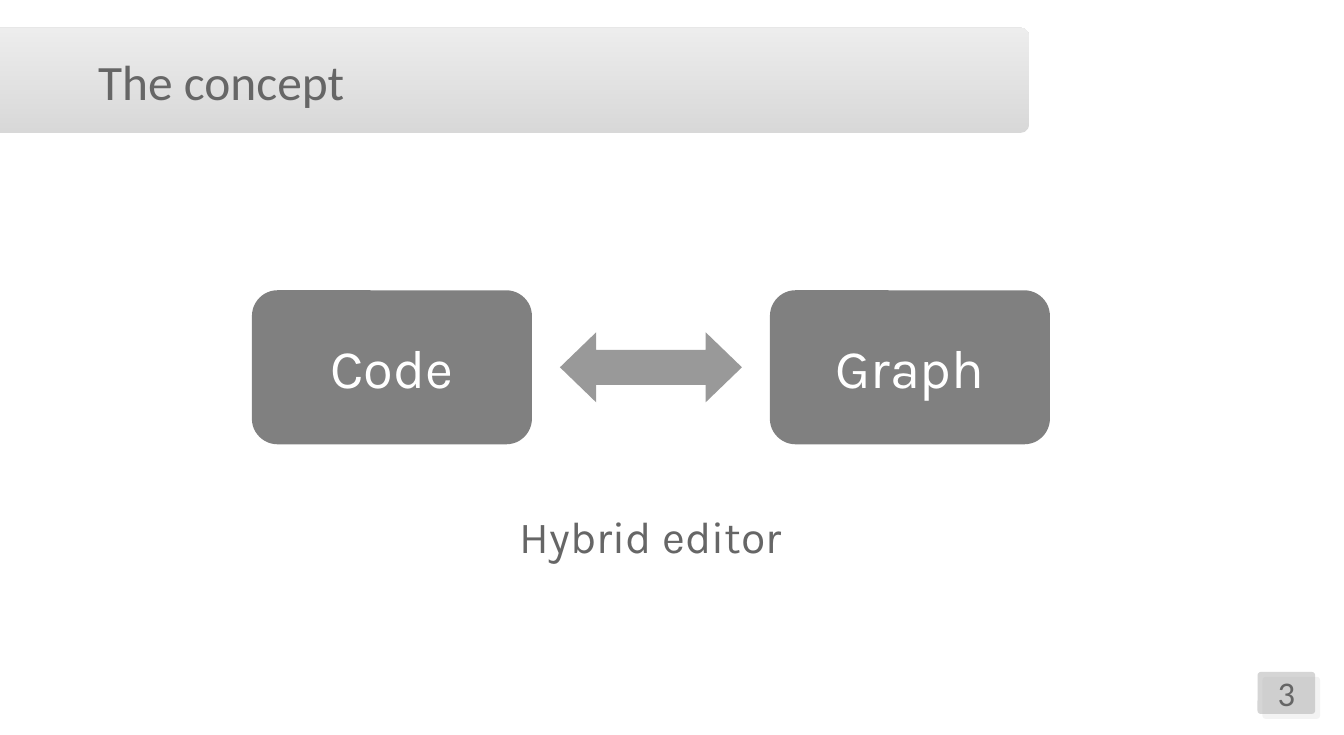
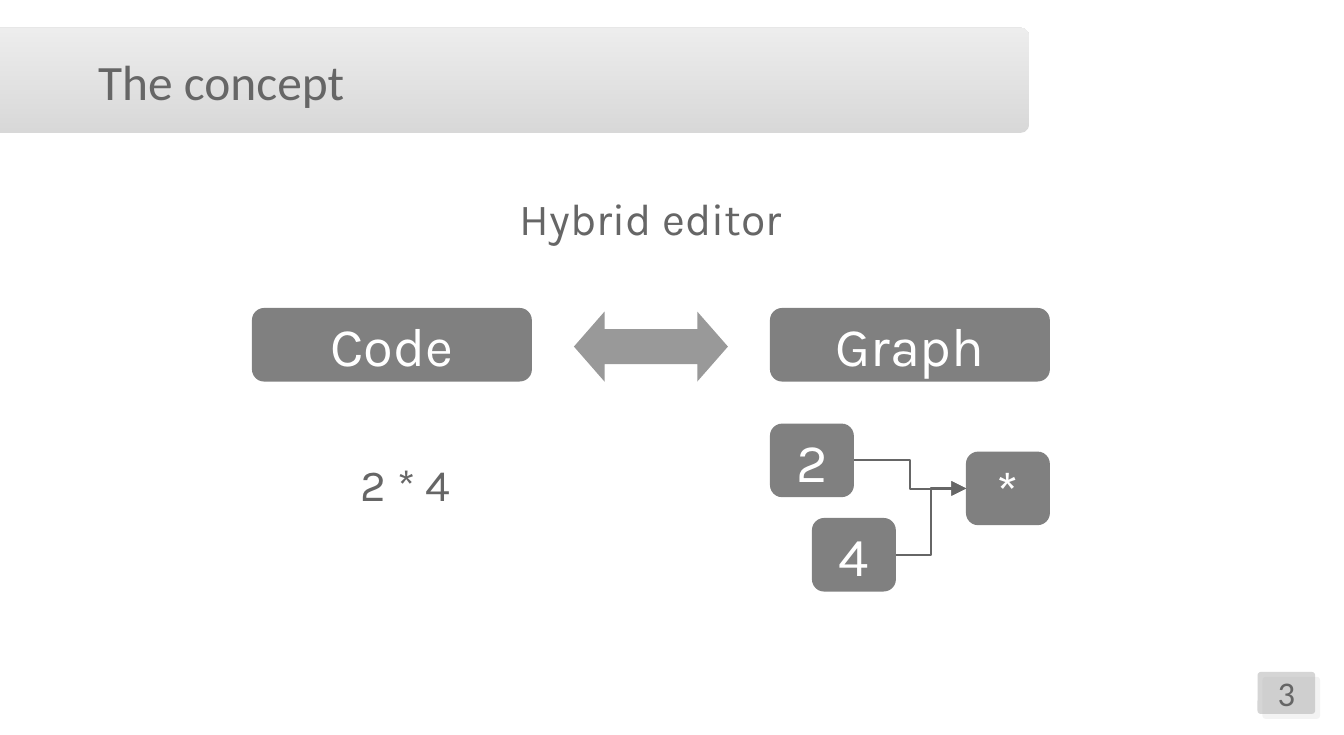
Before and after one commit to berdal84/nodable, a slide deck: slide 3 of docs/2020_04_05_UndoRedo_Parenthesis_MultiDocument.odp. Drawn at 1344x735 pixels with LibreOffice and Linux fonts; fonts in the diff are those of the drawing; background and template pictures are left out. Boxes give left, top, right and bottom in pixels: in the first picture for what was removed or moved away, otherwise in the second. Text is boxed around its words. In the diff, an @@ line names an element or a change of style, - is before the commit and + after.

```diff
--- a/docs/2020_04_05_UndoRedo_Parenthesis_MultiDocument.odp
+++ b/docs/2020_04_05_UndoRedo_Parenthesis_MultiDocument.odp
@@ text "Hybrid editor": place and size @@
-text "Hybrid editor" at box(520, 522, 782, 564)
+text "Hybrid editor" at box(520, 204, 782, 246)
@@ rounded rectangle "Code": place and size @@
-rounded rectangle "Code" at box(252, 290, 532, 444)
+rounded rectangle "Code" at box(252, 308, 532, 380)
@@ left right arrow: place and size @@
-left right arrow at box(560, 332, 741, 402)
+left right arrow at box(574, 311, 729, 380)
@@ left right arrow at box(574, 311, 729, 380): proportions changed @@
@@ rounded rectangle "Graph": place and size @@
-rounded rectangle "Graph" at box(770, 290, 1049, 444)
+rounded rectangle "Graph" at box(770, 308, 1049, 380)
@@ group added at box(361, 423, 1049, 590): 3 rounded rectangles, 2 elbow arrows, 1 text @@
+2 * 4
+2
+4
+*
```
Also in this commit, not shown: 1 slide added, 1 slide removed.
